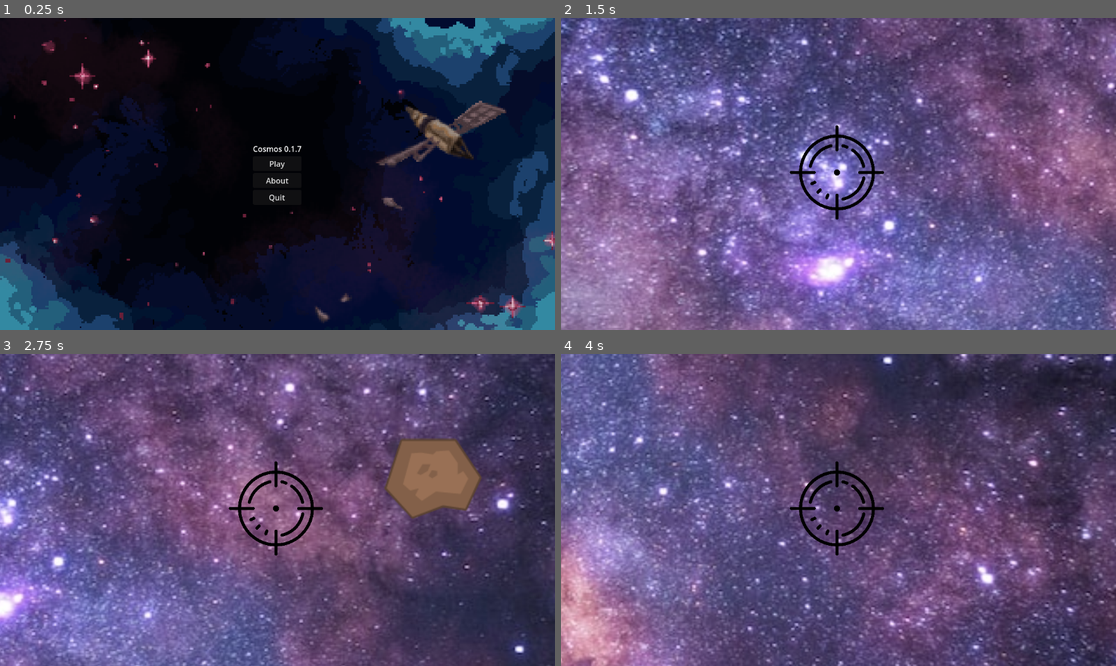
Above: before the commit, frames 1-4 (two rows, left to right).
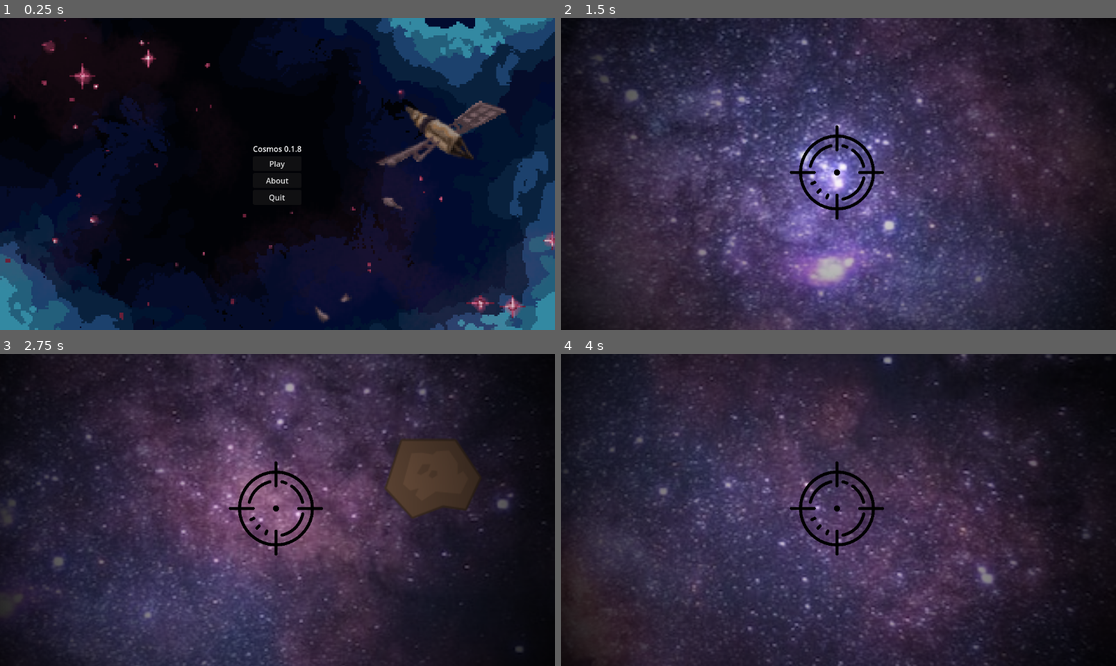
Above: after the commit, the same moments.

Repository: indigoso/gogodotjam4
Game: Godot game, scene res://Scenes/main.tscn
The game is run twice, just before and just after one commit, with the same random seed, the same clock (stepped at 60 frames per second) and the same inputs.
Inputs:
- Up to frame 1 (0.25 s): no input
- Up to frame 2 (1.5 s): click "Play" at 0.5 s; click "Access Telescope" at 1.25 s
- Up to frame 3 (2.75 s): tap Enter at 2 s; hold D (move_right) from 2.03 s (still down)
- Up to frame 4 (4 s): release D (move_right) at 2.78 s; hold S (move_down) 2.78-3.53 s; hold D (move_right) from 3.53 s (still down)

The runs differ from the first frame. In frame 1, less than 0.1% of the frame differs, in the area x 53-55%, y 40-43%; in frame 2, 93%, in the area x 0-100%, y 0-100%; in frame 3, 91%; in frame 4, 89%.

Commit message:
Add vignette, update some values

Diff:
--- a/Global Scripts/constants.gd
+++ b/Global Scripts/constants.gd
@@ -1,6 +1,6 @@
 extends Node
 
-const GAME_VERSION = "0.1.7"
+const GAME_VERSION = "0.1.8"
 const GAME_TITLE = "Cosmos"
 
 const SCREEN_PLAY = "screen_play"
@@ -10,5 +10,7 @@
 const SCREEN_DESK = "screen_desk"
 const SCREEN_TELE = "screen_telescope"
 
+const PX_TO_RAD = 1.9
+
 
 var last_player_pos = null
--- a/Scenes/about_screen.gd
+++ b/Scenes/about_screen.gd
@@ -9,7 +9,7 @@
 
 
 # Called every frame. 'delta' is the elapsed time since the previous frame.
-func _process(delta: float) -> void:
+func _process(_delta: float) -> void:
 	pass
 
 
--- a/Scenes/floating_object.gd
+++ b/Scenes/floating_object.gd
@@ -3,6 +3,7 @@
 @export_enum("Satellite", "Asteroid", "Planet") var obj_type: int
 
 @onready var sprite = $Sprite2D
+@onready var collider = $CollisionShape2D
 
 var asteroid_sprite = preload("res://Assets/meteorBrown_big1.png")
 
@@ -13,10 +14,11 @@
 			pass
 		1:
 			sprite.texture = asteroid_sprite
+			collider.shape.radius = asteroid_sprite.get_width() / Constants.PX_TO_RAD
 		2:
 			pass
 
 
 # Called every frame. 'delta' is the elapsed time since the previous frame.
-func _process(delta):
+func _process(_delta):
 	pass
--- a/Scenes/game_desk_view.gd
+++ b/Scenes/game_desk_view.gd
@@ -9,7 +9,7 @@
 
 
 # Called every frame. 'delta' is the elapsed time since the previous frame.
-func _process(delta: float) -> void:
+func _process(_delta: float) -> void:
 	pass
 
 
--- a/Scenes/game_intro.gd
+++ b/Scenes/game_intro.gd
@@ -24,7 +24,7 @@
 
 
 # Called every frame. 'delta' is the elapsed time since the previous frame.
-func _process(delta: float) -> void:
+func _process(_delta: float) -> void:
 	pass
 
 func reset_button():
--- a/Scenes/game_star_view.gd
+++ b/Scenes/game_star_view.gd
@@ -8,6 +8,6 @@
 
 
 # Called every frame. 'delta' is the elapsed time since the previous frame.
-func _process(delta: float) -> void:
+func _process(_delta: float) -> void:
 	if Input.is_action_just_pressed("return_to_desk"):
 		emit_signal("return_to_desk", Constants.SCREEN_DESK)
--- a/Scenes/game_star_view.tscn
+++ b/Scenes/game_star_view.tscn
@@ -14,6 +14,7 @@
 texture = ExtResource("1_bekxv")
 
 [node name="PlayerTelescopeController" parent="." instance=ExtResource("2_y87bx")]
+z_index = 100
 position = Vector2(685.836, 436.755)
 
 [node name="FloatingObject" parent="." instance=ExtResource("4_w74fe")]
--- a/Scenes/player_telescope_controller.tscn
+++ b/Scenes/player_telescope_controller.tscn
@@ -1,7 +1,8 @@
-[gd_scene load_steps=3 format=3 uid="uid://cow0wcrsfeewi"]
+[gd_scene load_steps=4 format=3 uid="uid://cow0wcrsfeewi"]
 
 [ext_resource type="Script" path="res://Scenes/player_telescope_controller.gd" id="1_f75yb"]
 [ext_resource type="Texture2D" uid="uid://c3wde2g7at6sr" path="res://Assets/kisspng-reticle-computer-icons-crosshair-5acc822ad26676.5846619915233521068618.png" id="2_xh5xb"]
+[ext_resource type="Texture2D" uid="uid://dxkbd06ykgx6a" path="res://Assets/Vignette.png" id="3_4x3dp"]
 
 [node name="PlayerTelescopeController" type="Node2D"]
 script = ExtResource("1_f75yb")
@@ -16,3 +17,6 @@
 [node name="Sprite2D" type="Sprite2D" parent="."]
 scale = Vector2(0.063, 0.063)
 texture = ExtResource("2_xh5xb")
+
+[node name="Vignette" type="Sprite2D" parent="."]
+texture = ExtResource("3_4x3dp")
Binary file added: Assets/Vignette.png
Not shown, added: Assets/Vignette.png.import
